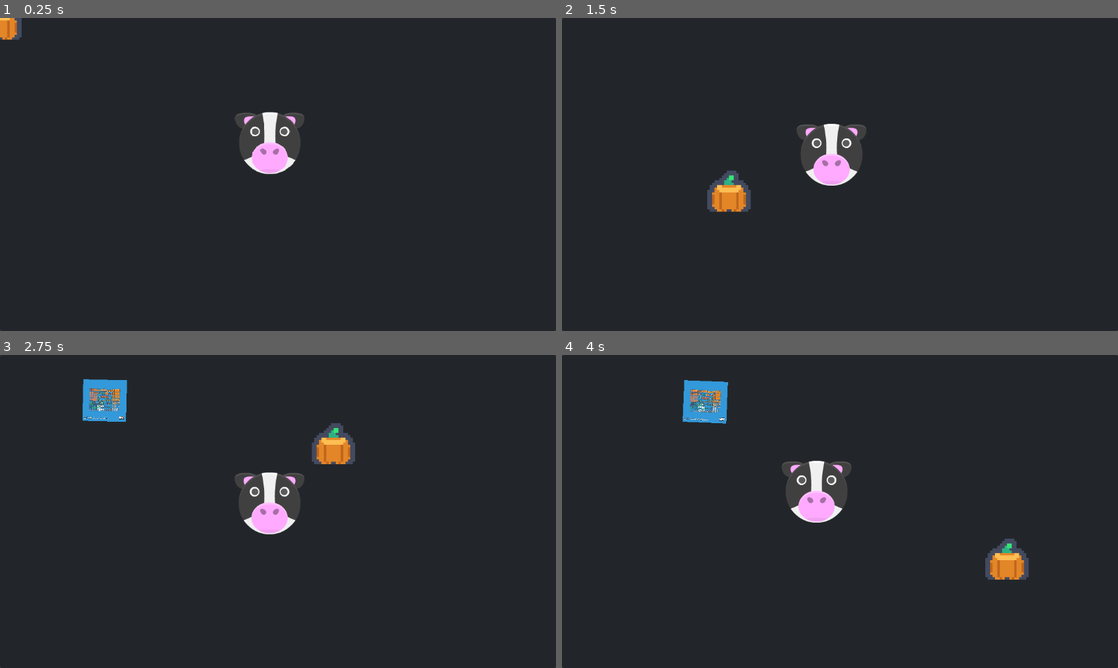
Above: before the commit, frames 1-4 (two rows, left to right).
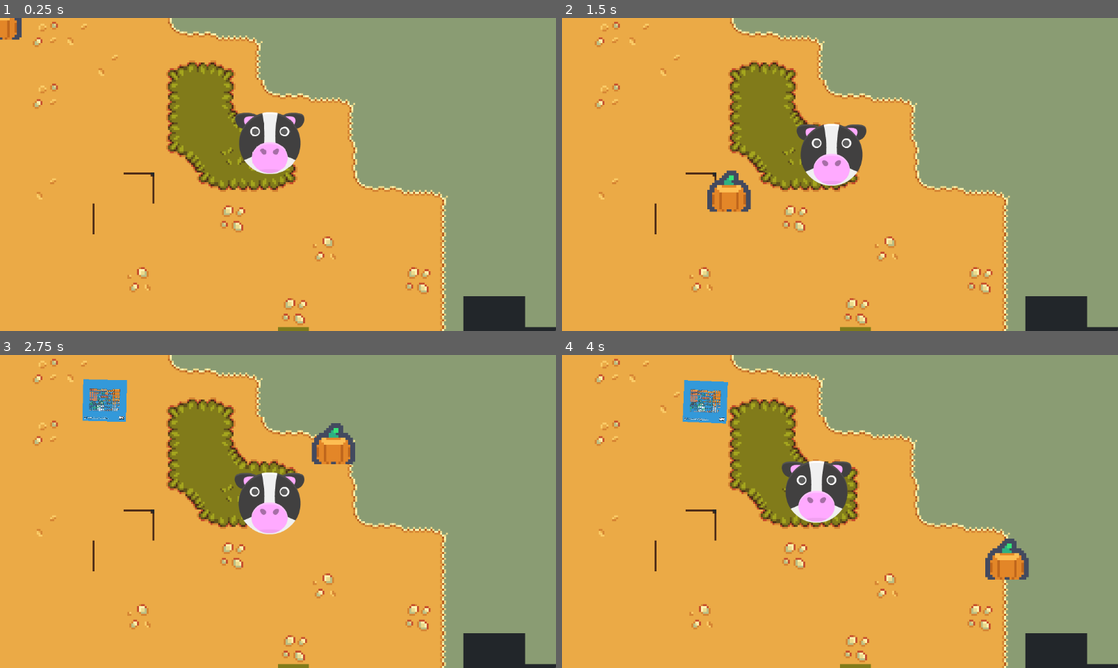
Above: after the commit, the same moments.

Repository: goessm/magic-poop
Game: Godot game, scene res://poop_game.tscn
Two runs of this game, one before a commit and one after it. Both use one fixed random seed, a clock stepped at 60 frames per second and the inputs below.
Inputs (mouse positions are in pixels of both pictures, inside the frame that each line leads up to):
- Up to frame 1 (0.25 s): no input
- Up to frame 2 (1.5 s): tap Enter at 0.5 s; move the mouse to (962, 158) at 0.52 s; move the mouse to (728, 190) at 1.27 s
- Up to frame 3 (2.75 s): move the mouse to (333, 442) at 2.02 s
- Up to frame 4 (4 s): move the mouse to (812, 574) at 2.77 s; move the mouse to (1006, 558) at 3.52 s

The runs differ from the first frame. In frame 1, 97% of the frame differs, in the area x 0-100%, y 0-100%; in frame 2, 96%; in frame 3, 95%; in frame 4, 95%.

Commit message:
Add farm tilemap to farm scene

Diff:
--- a/FarmScene/farm_scene.tscn
+++ b/FarmScene/farm_scene.tscn
@@ -1,6 +1,7 @@
-[gd_scene load_steps=3 format=3 uid="uid://d2lwdlovqpyli"]
+[gd_scene load_steps=4 format=3 uid="uid://d2lwdlovqpyli"]
 
 [ext_resource type="PackedScene" uid="uid://b0xmlhjr1ckxn" path="res://FarmScene/Animals/Cow/cow.tscn" id="1_2lqmr"]
+[ext_resource type="PackedScene" uid="uid://dy000kbix0vk1" path="res://FarmScene/Tilemaps/FarmBgTileMap.tscn" id="1_asobj"]
 [ext_resource type="PackedScene" uid="uid://qfygb7po01f4" path="res://FarmScene/Food/FoodItem.tscn" id="3_rqvr6"]
 
 [node name="FarmScene" type="Node"]
@@ -18,6 +19,8 @@
 
 [node name="Farm" type="Node2D" parent="."]
 
+[node name="FarmBgTileMap" parent="Farm" instance=ExtResource("1_asobj")]
+
 [node name="apple" parent="Farm" instance=ExtResource("3_rqvr6")]
 
 [node name="Cow" parent="Farm" instance=ExtResource("1_2lqmr")]
